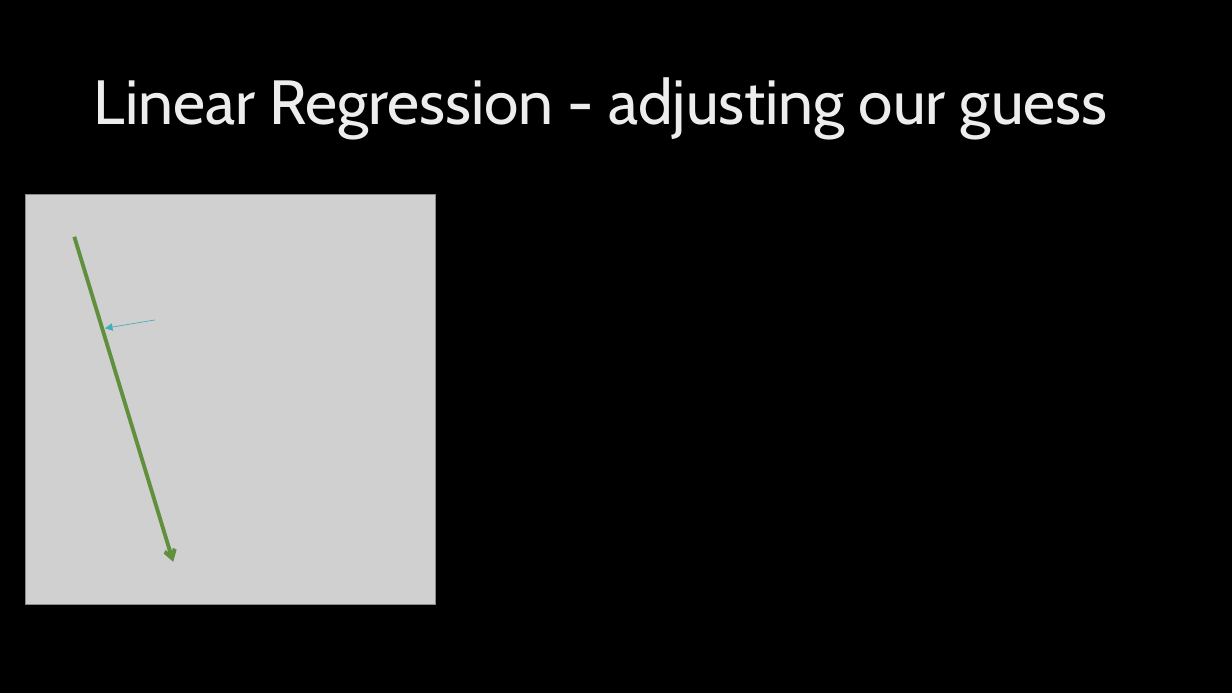
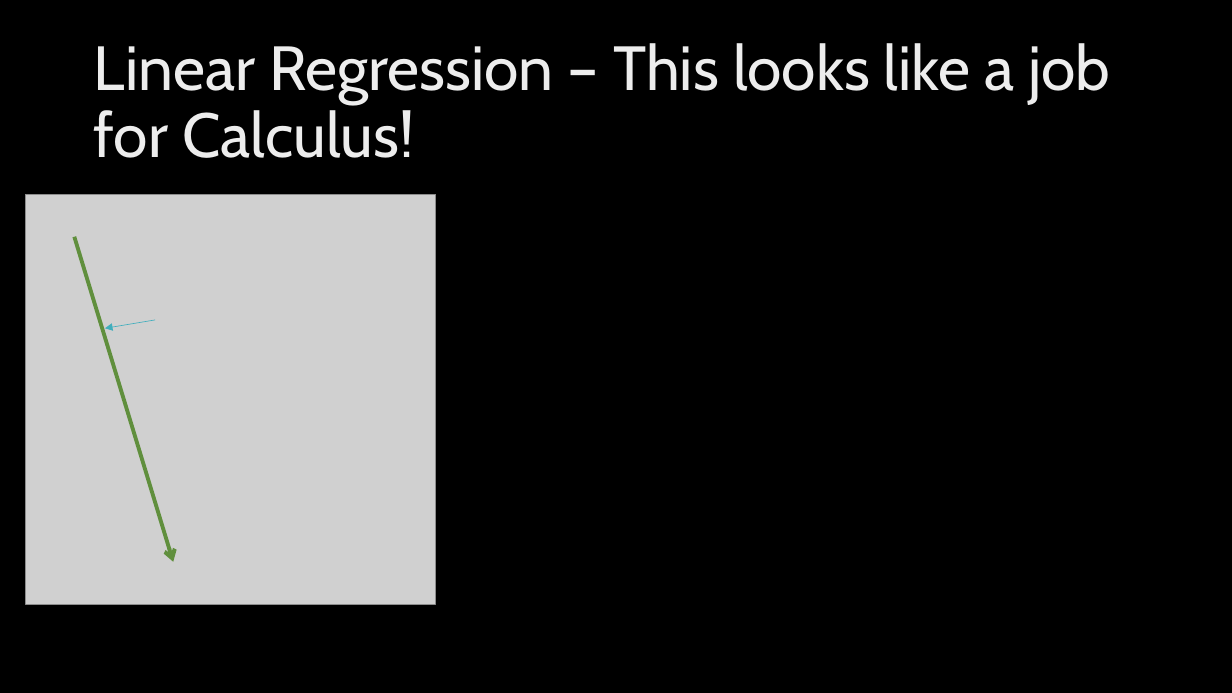
Before and after one commit to FleepyBeepy/Artificial-Intelligence, a slide deck: slide 11 of Lecture Slides/Linear Regression.pptx (slide 10 before the commit). Drawn at 1232x693 pixels with LibreOffice and Linux fonts; fonts in the diff are those of the drawing; grey boxes stand for pictures; background and template pictures are left out. Boxes give left, top, right and bottom in pixels: in the first picture for what was removed or moved away, otherwise in the second. Text is boxed around its words. In the diff, an @@ line names an element or a change of style, - is before the commit and + after.

Commit message:
- Added pseudo-code for linear regression methods - Cleaned up mild errors in basics and neural network materials

```diff
--- a/Lecture Slides/Linear Regression.pptx
+++ b/Lecture Slides/Linear Regression.pptx
@@ title at (94, 43, 1110, 158): text changed @@
-Linear Regression - adjusting our guess
+Linear Regression – This looks like a job for Calculus!
```
Also in this commit, not shown: 2 other slides changed, 6 slides added, 2 other files.
